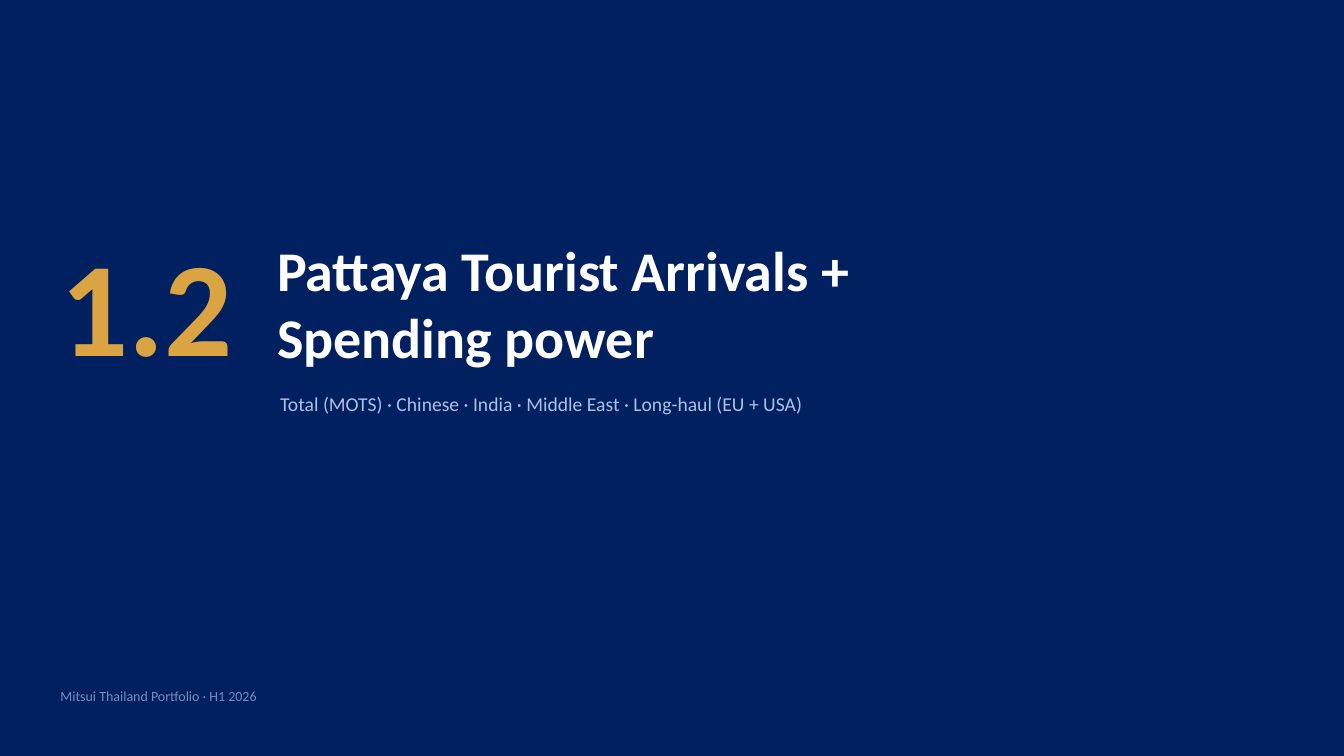
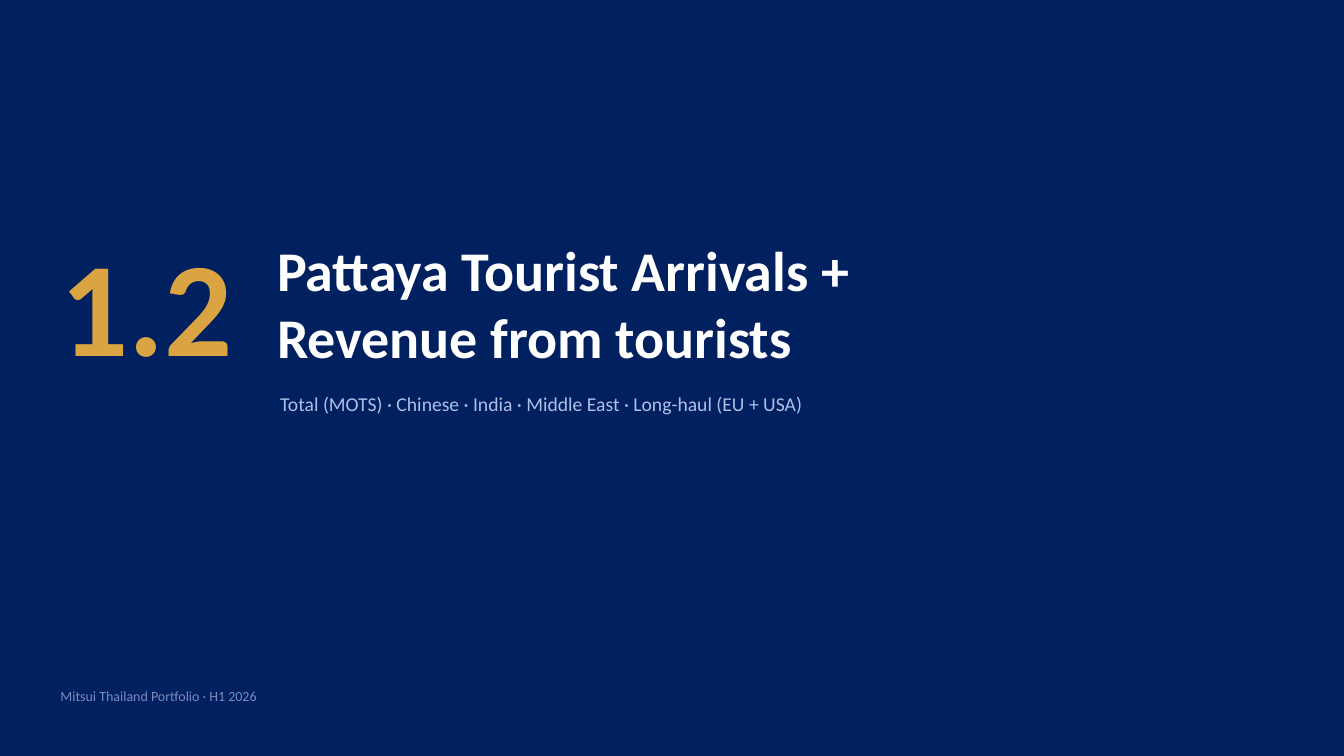
Before and after one commit to Chavin2543/mae-workspace, a slide deck: slide 12 of output/Portfolio_Performance_Report_H1-2026.pptx. Drawn at 1344x756 pixels with LibreOffice and Linux fonts; fonts in the diff are those of the drawing. Boxes give left, top, right and bottom in pixels: in the first picture for what was removed or moved away, otherwise in the second. Text is boxed around its words. In the diff, an @@ line names an element or a change of style, - is before the commit and + after.

```diff
--- a/output/Portfolio_Performance_Report_H1-2026.pptx
+++ b/output/Portfolio_Performance_Report_H1-2026.pptx
@@ text at <box>277,251,809,359</box>: text changed @@
-Pattaya Tourist Arrivals + Spending power
+Pattaya Tourist Arrivals + Revenue from tourists
```
Also in this commit, not shown: 3 other slides changed, 2 other files.
